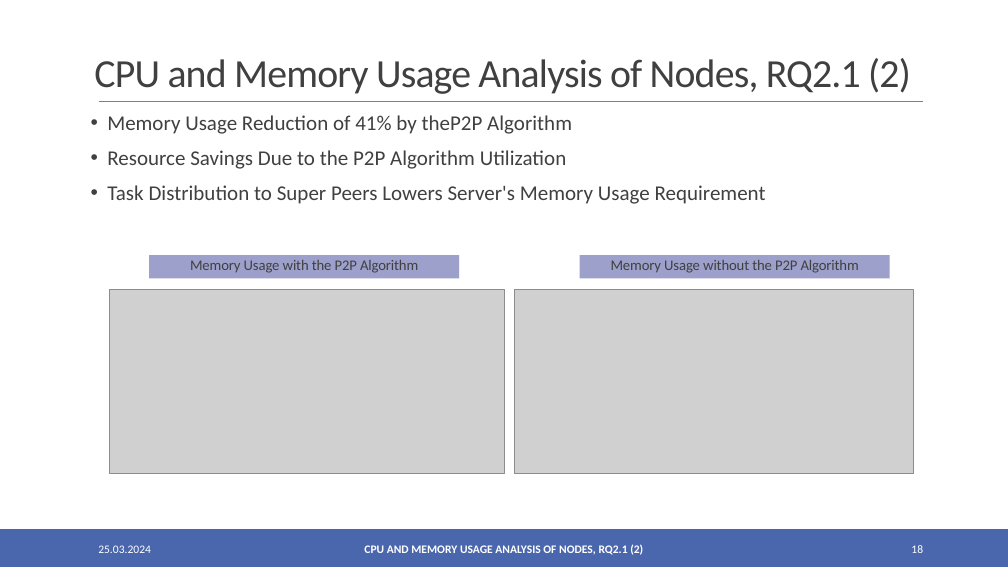
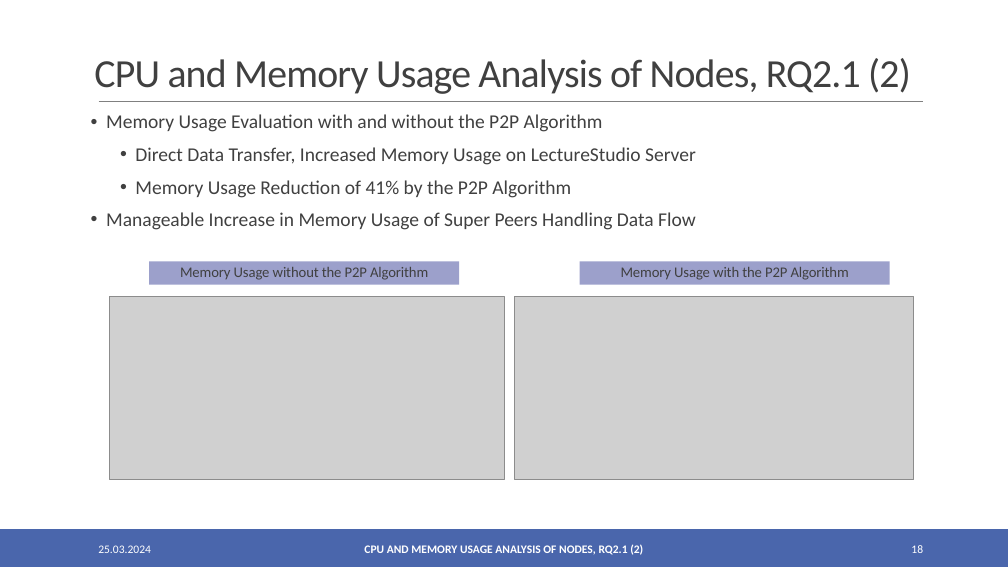
Before and after one commit to oezcankaraca/abschlussvortrag, a slide deck: slide 18 of Abschlussvortrag.pptx. Drawn at 1008x567 pixels with LibreOffice and Linux fonts; fonts in the diff are those of the drawing; grey boxes stand for pictures. Boxes give left, top, right and bottom in pixels: in the first picture for what was removed or moved away, otherwise in the second. Text is boxed around its words. In the diff, an @@ line names an element or a change of style, - is before the commit and + after.

```diff
--- a/Abschlussvortrag.pptx
+++ b/Abschlussvortrag.pptx
@@ text at bbox=[106, 114, 696, 230]: text changed; size 20 to 18.6 pt @@
-• Memory Usage Reduction of 41% by theP2P Algorithm
-• Resource Savings Due to the P2P Algorithm Utilization
-• Task Distribution to Super Peers Lowers Server's Memory Usage Requirement
+• Memory Usage Evaluation with and without the P2P Algorithm
+  • Direct Data Transfer, Increased Memory Usage on LectureStudio Server
+  • Memory Usage Reduction of 41% by the P2P Algorithm
+• Manageable Increase in Memory Usage of Super Peers Handling Data Flow
@@ text in rectangle at bbox=[180, 267, 428, 280]: text changed @@
-Memory Usage with the P2P Algorithm
+Memory Usage without the P2P Algorithm
@@ 2 pictures, 2 rectangles: place and size @@
-2 pictures, 2 rectangles at bbox=[110, 256, 914, 473]
+2 pictures, 2 rectangles at bbox=[110, 262, 914, 480]
@@ text in rectangle at bbox=[621, 267, 849, 280]: text changed @@
-Memory Usage without the P2P Algorithm
+Memory Usage with the P2P Algorithm
```
Also in this commit, not shown: 5 other slides changed, 3 other files.
